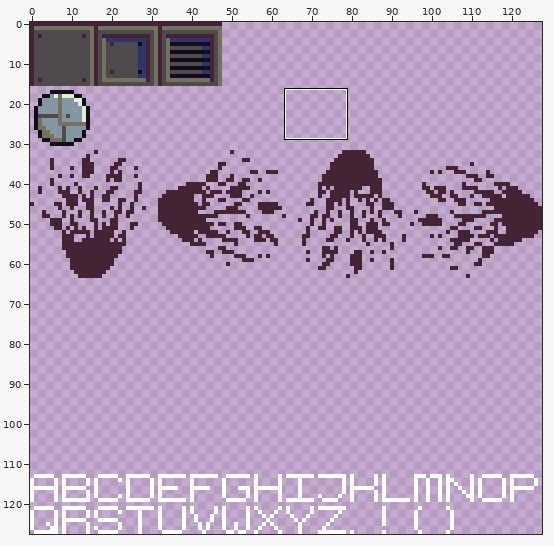
Edited in one commit: sprite sheet (dist/tileset.png). The picture above shows the old version from afar; the outline marks the close-up.
Close-up. Before the commit:
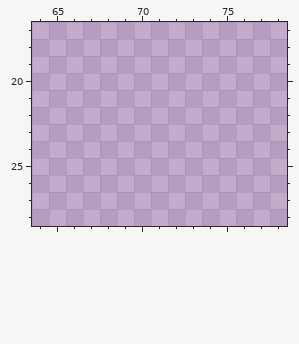
The file is 128x128 pixels. Shown: x 64..78, y 17..28. The commit also changed other parts of the picture, which this record leaves out.
Palette (. is transparent): 
New version:
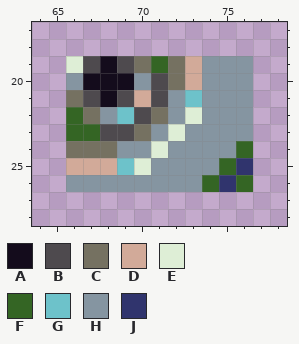
Colours new in this view: A #140c1c  B #4e4a4e  C #757161  D #d2aa99  E #deeed6  F #346524  G #6dc2ca  H #8595a1  J #30346d
Edits made:
{"y":19,"x":66,"old":"...........","new":"EBABCFCDHHH"}
{"y":20,"x":66,"old":"...........","new":"HAAAHBCDHHH"}
{"y":21,"x":66,"old":"...........","new":"CBABDBHGHHH"}
{"y":22,"x":66,"old":"...........","new":"FCHGBCHEHHH"}
{"y":23,"x":66,"old":"...........","new":"FFBBCHEHHHH"}
{"y":24,"x":66,"old":"...........","new":"CCCHHEHHHHF"}
{"y":25,"x":66,"old":"...........","new":"DDDGEHHHHFJ"}
{"y":26,"x":66,"old":"...........","new":"HHHHHHHHFJF"}
{"label":"added","picture_box":[66,56,253,192]}
